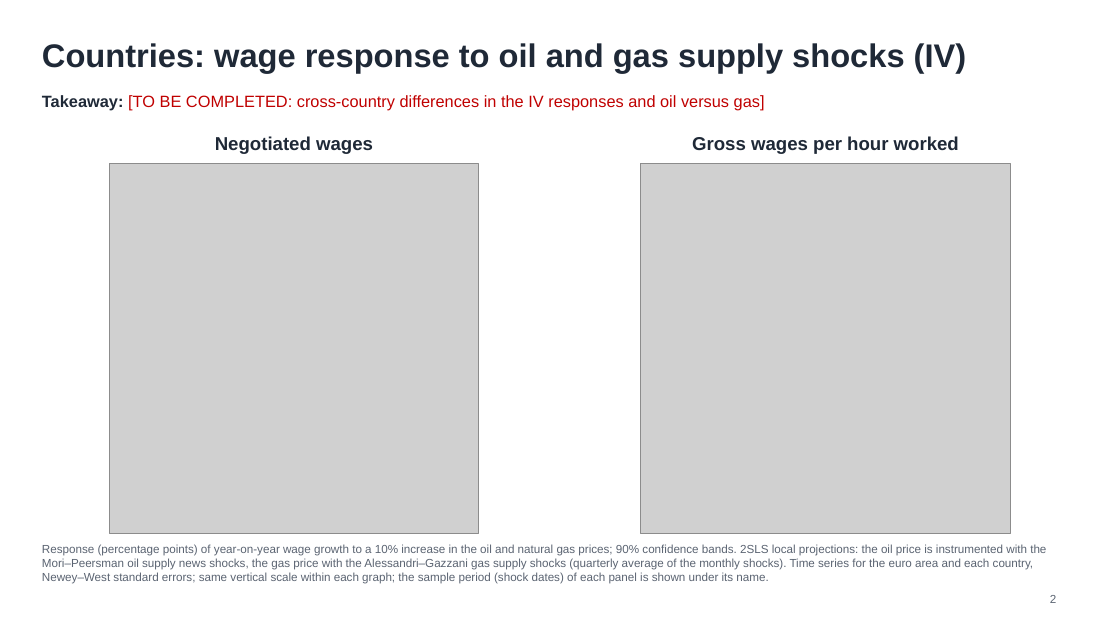
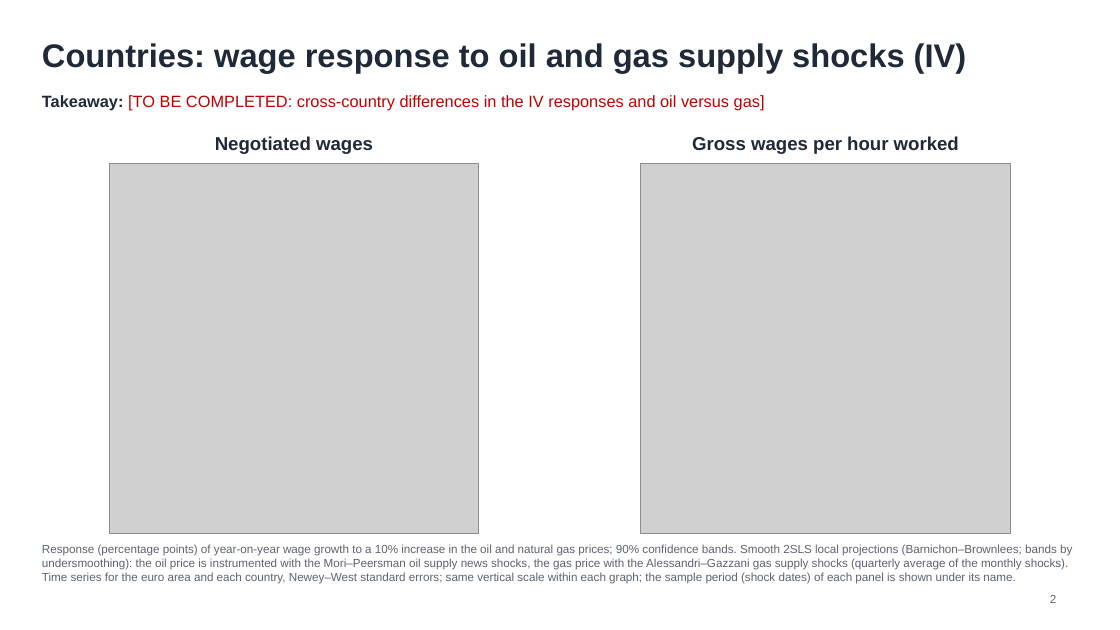
Before and after one commit to GaetanoBasso/2026_nota_drift, a slide deck: slide 2 of slides_drift.pptx. Drawn at 1120x630 pixels with LibreOffice and Linux fonts; fonts in the diff are those of the drawing; grey boxes stand for pictures. Boxes give left, top, right and bottom in pixels: in the first picture for what was removed or moved away, otherwise in the second. Text is boxed around its words. In the diff, an @@ line names an element or a change of style, - is before the commit and + after.

```diff
--- a/slides_drift.pptx
+++ b/slides_drift.pptx
@@ text at <box>42,544,1072,584</box>: text changed @@
-Response (percentage points) of year-on-year wage growth to a 10% increase in the oil and natural gas prices; 90% confidence bands. 2SLS local projections: the oil price is instrumented with the Mori–Peersman oil supply news shocks, the gas price with the Alessandri–Gazzani gas supply shocks (quarterly average of the monthly shocks). Time series for the euro area and each country, Newey–West standard errors; same vertical scale within each graph; the sample period (shock dates) of each panel is shown under its name.
+Response (percentage points) of year-on-year wage growth to a 10% increase in the oil and natural gas prices; 90% confidence bands. Smooth 2SLS local projections (Barnichon–Brownlees; bands by undersmoothing): the oil price is instrumented with the Mori–Peersman oil supply news shocks, the gas price with the Alessandri–Gazzani gas supply shocks (quarterly average of the monthly shocks). Time series for the euro area and each country, Newey–West standard errors; same vertical scale within each graph; the sample period (shock dates) of each panel is shown under its name.
```
Also in this commit, not shown: 1 other slide changed, 7 other files.
